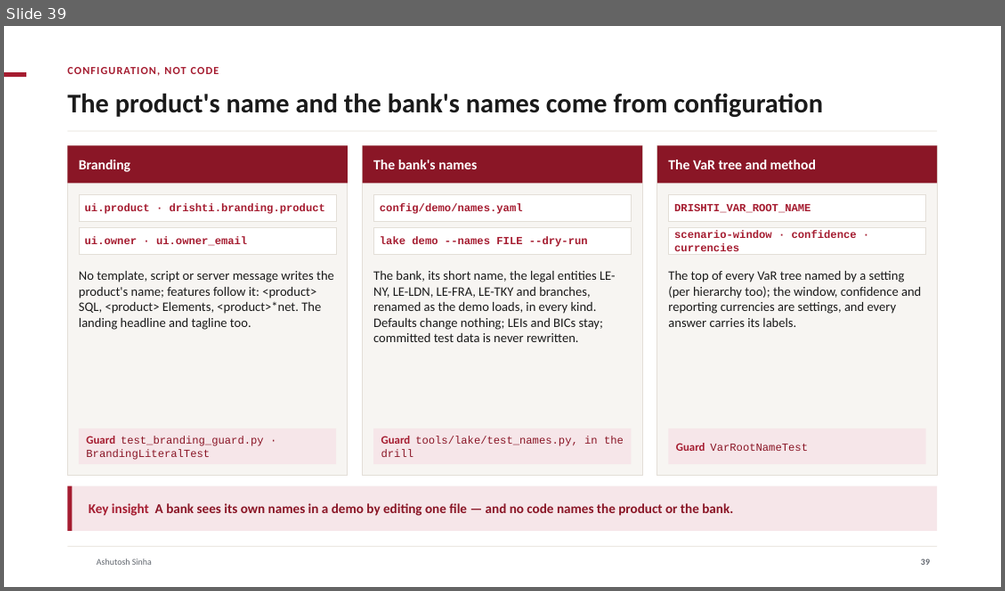
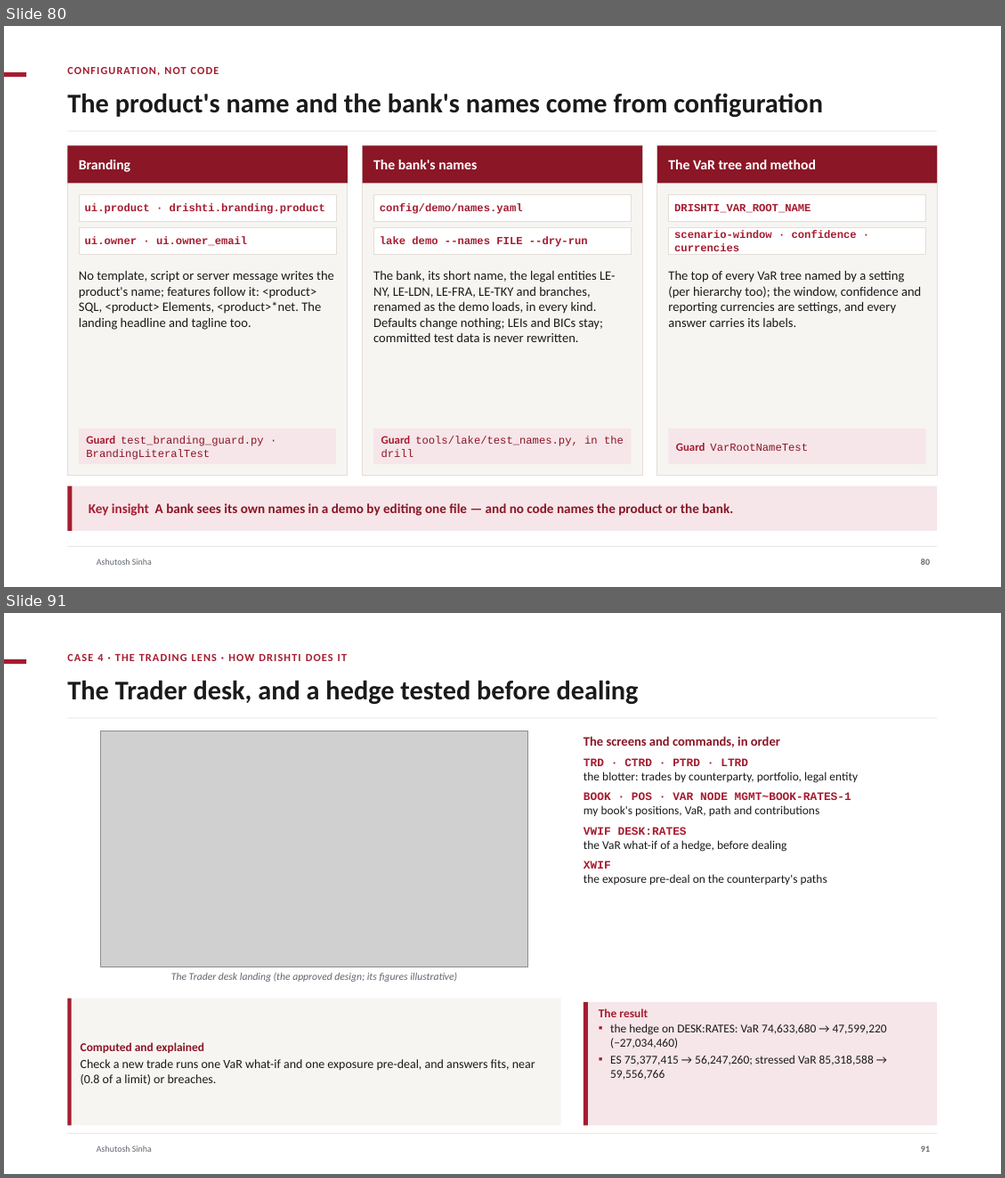
Before and after one commit to ajsinha/drishti, a slide deck: docs/publications/Drishti-Design-and-Evidence.pptx. Shown one above the other, each under a label of ours: slide 39 before the commit, slides 80 and 91 after it; the slides between them are not shown. The pictures are 1005x591 and 1005x1178 pixels, drawn with LibreOffice and Linux fonts; fonts in the diff are those of the drawing; grey boxes stand for pictures; background and template pictures are left out. Boxes give left, top, right and bottom in pixels: in the first picture for what was removed or moved away, otherwise in the second. Text is boxed around its words. In the diff, an @@ line names an element or a change of style, - is before the commit and + after.

Commit message:
Decks: Design-and-Evidence retold as a platform to see, aggregate and analyse any data (148 slides): why one platform and what it replaces, the platform in one picture, new chapters Aggregate and Explain and trust, BI expanded (the model architecture, one model for many analyses, where analytics goes next), risk as one family of computed analytics (the stress window, backtesting, signed report runs), ten case studies, the lake on AWS, the memory model as designed (targets to be measured), the themed roadmap

```diff
--- a/docs/publications/Drishti-Design-and-Evidence.pptx
+++ b/docs/publications/Drishti-Design-and-Evidence.pptx
@@ slide 91 added at bbox=[4, 613, 1001, 1174], background #FFFFFF; not listed: 3 template elements that a slide beside it also shows @@
@@ text added at bbox=[67, 654, 347, 661], 10.5 pt, text #A51C30, bold @@
+CASE 4 · THE TRADING LENS · HOW DRISHTI DOES IT
@@ title added at bbox=[67, 680, 639, 704], 26 pt, text #1A1A1A, bold @@
+The Trader desk, and a hedge tested before dealing
@@ rectangle added at bbox=[67, 718, 938, 718], fill #E3DED7 @@
@@ picture added at bbox=[100, 731, 528, 966] @@
@@ text added at bbox=[583, 736, 780, 747], 12.5 pt, text #8A1626, bold @@
+The screens and commands, in order
@@ text added at bbox=[583, 758, 858, 884], 11.5 pt, text #1A1A1A @@
+TRD · CTRD · PTRD · LTRD
+the blotter: trades by counterparty, portfolio, legal entity
+BOOK · POS · VAR NODE MGMT~BOOK-RATES-1
+my book's positions, VaR, path and contributions
+VWIF DESK:RATES
+the VaR what-if of a hedge, before dealing
+XWIF
+the exposure pre-deal on the counterparty's paths
@@ text added at bbox=[171, 972, 457, 981], 10 pt, text #61666E, italic @@
+The Trader desk landing (the approved design; its figures illustrative)
@@ rectangle added at bbox=[67, 998, 561, 1126], fill #F7F5F2 @@
@@ rectangle added at bbox=[67, 998, 72, 1126], fill #A51C30 @@
@@ rectangle added at bbox=[583, 1002, 938, 1126], fill #F6E6E9 @@
@@ rectangle added at bbox=[583, 1002, 588, 1126], fill #A51C30 @@
@@ text added at bbox=[599, 1008, 887, 1079], 11.5 pt, text #1A1A1A @@
+The result
+▪ the hedge on DESK:RATES: VaR 74,633,680 → 47,599,220 (−27,034,460)
+▪ ES 75,377,415 → 56,247,260; stressed VaR 85,318,588 → 59,556,766
@@ text added at bbox=[81, 1042, 535, 1085], 12 pt, text #1A1A1A @@
+Computed and explained
+Check a new trade runs one VaR what-if and one exposure pre-deal, and answers fits, near (0.8 of a limit) or breaches.
@@ page number added at bbox=[921, 1145, 930, 1151], 8.5 pt, text #61666E, bold @@
+91
@@ what was slide 39 is now slide 80 @@
@@ page number at bbox=[921, 558, 930, 564]: text changed @@
-39
+80
```
Also in this commit, not shown: 15 slides changed, 53 other slides added, 5 slides removed, 1 other file.
